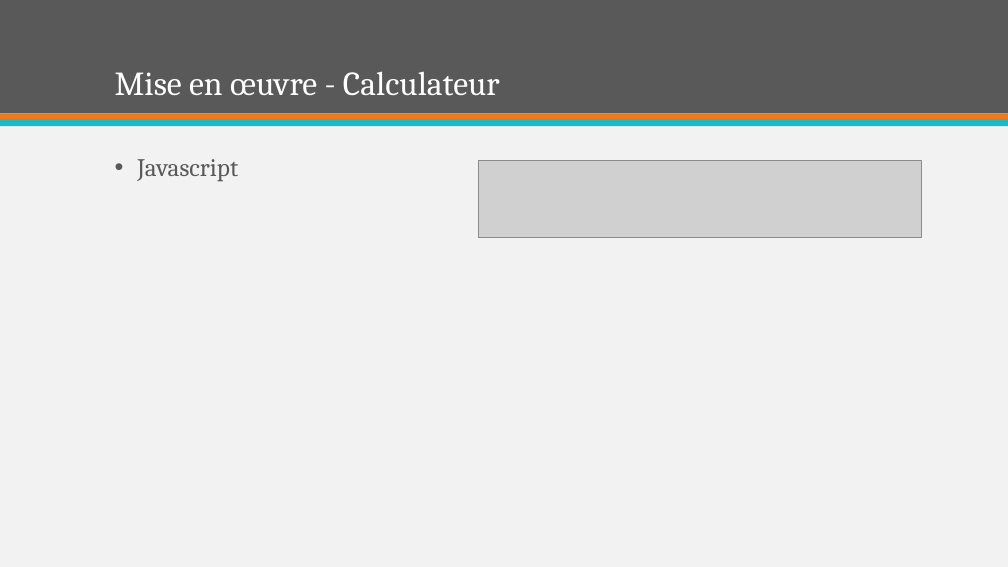
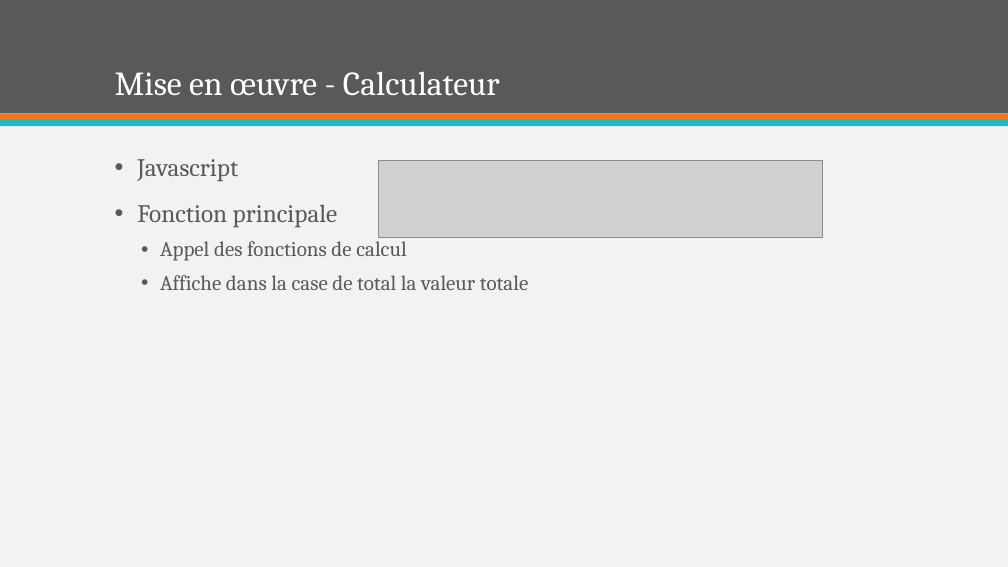
Before and after one commit to Benoris/TPI, a slide deck: slide 8 of Documentation/Orale/Présentation Furnigo.pptx. Drawn at 1008x567 pixels with LibreOffice and Linux fonts; fonts in the diff are those of the drawing; grey boxes stand for pictures. Boxes give left, top, right and bottom in pixels: in the first picture for what was removed or moved away, otherwise in the second. Text is boxed around its words. In the diff, an @@ line names an element or a change of style, - is before the commit and + after.

```diff
--- a/Documentation/Orale/Présentation Furnigo.pptx
+++ b/Documentation/Orale/Présentation Furnigo.pptx
@@ picture: place and size @@
-picture at bbox=[479, 160, 922, 237]
+picture at bbox=[379, 160, 822, 237]
@@ text at bbox=[137, 204, 528, 290]: paragraphs added @@
+• Fonction principale
+  • Appel des fonctions de calcul
+  • Affiche dans la case de total la valeur totale
```
Also in this commit, not shown: 1 other slide changed, 1 slide added.
